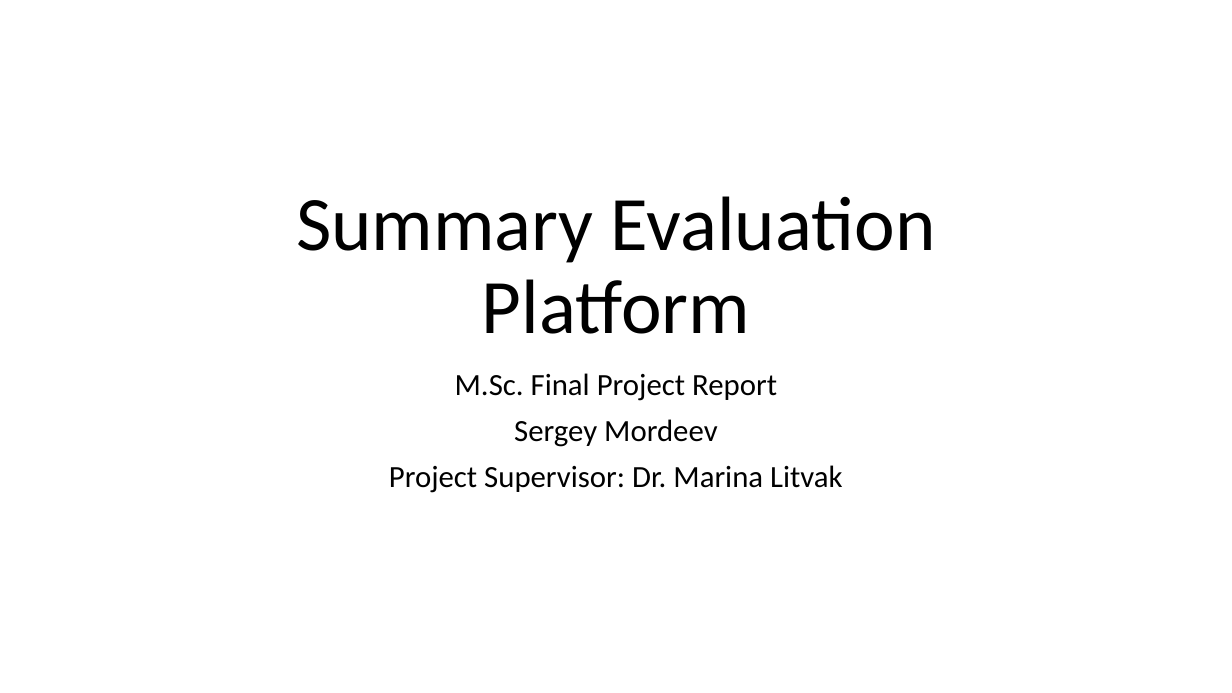
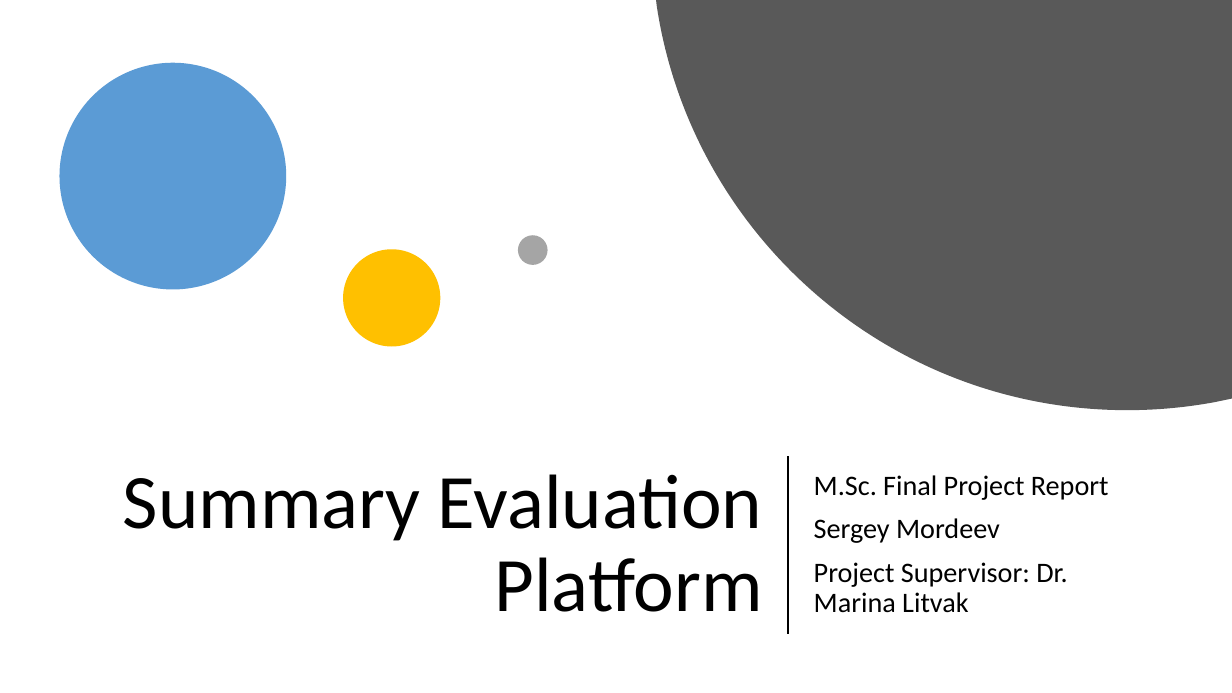
Before and after one commit to karno-bh/rouge-reimpl, a slide deck: slide 1 of docs/Summary Evaluation Platform.pptx. Drawn at 1232x693 pixels with LibreOffice and Linux fonts; fonts in the diff are those of the drawing. Boxes give left, top, right and bottom in pixels: in the first picture for what was removed or moved away, otherwise in the second. Text is boxed around its words. In the diff, an @@ line names an element or a change of style, - is before the commit and + after.

```diff
--- a/docs/Summary Evaluation Platform.pptx
+++ b/docs/Summary Evaluation Platform.pptx
@@ freeform shape added at (656, 0, 1232, 410), fill #595959 @@
@@ ellipse added at (59, 63, 286, 289), fill #5B9BD5 @@
@@ ellipse added at (518, 236, 548, 265), fill #A5A5A5 @@
@@ ellipse added at (343, 250, 440, 347), fill #FFC000 @@
@@ title "Summary Evaluation Platform": place and size @@
-title "Summary Evaluation Platform" at (296, 196, 936, 334)
+title "Summary Evaluation Platform" at (123, 474, 763, 612)
@@ title "Summary Evaluation Platform" at (123, 474, 763, 612): alignment centre to right; vertical alignment bottom to middle @@
@@ line added from (788, 457) to (788, 633), #000000 1.5 pt @@
@@ subtitle "M.Sc. Final Project Report": place and size @@
-subtitle "M.Sc. Final Project Report" at (389, 373, 842, 493)
+subtitle "M.Sc. Final Project Report" at (814, 475, 1109, 613)
@@ subtitle "M.Sc. Final Project Report" at (814, 475, 1109, 613): size 24 to 22 pt; alignment centre to left; vertical alignment top to middle @@
```
Also in this commit, not shown: 11 other slides changed, 14 slides added.
